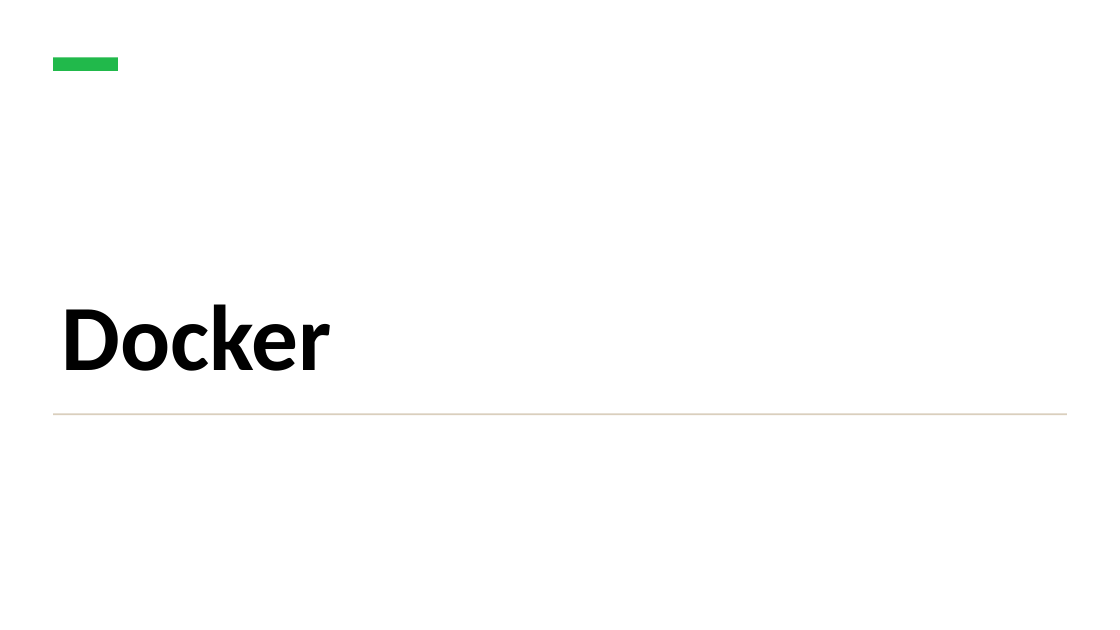
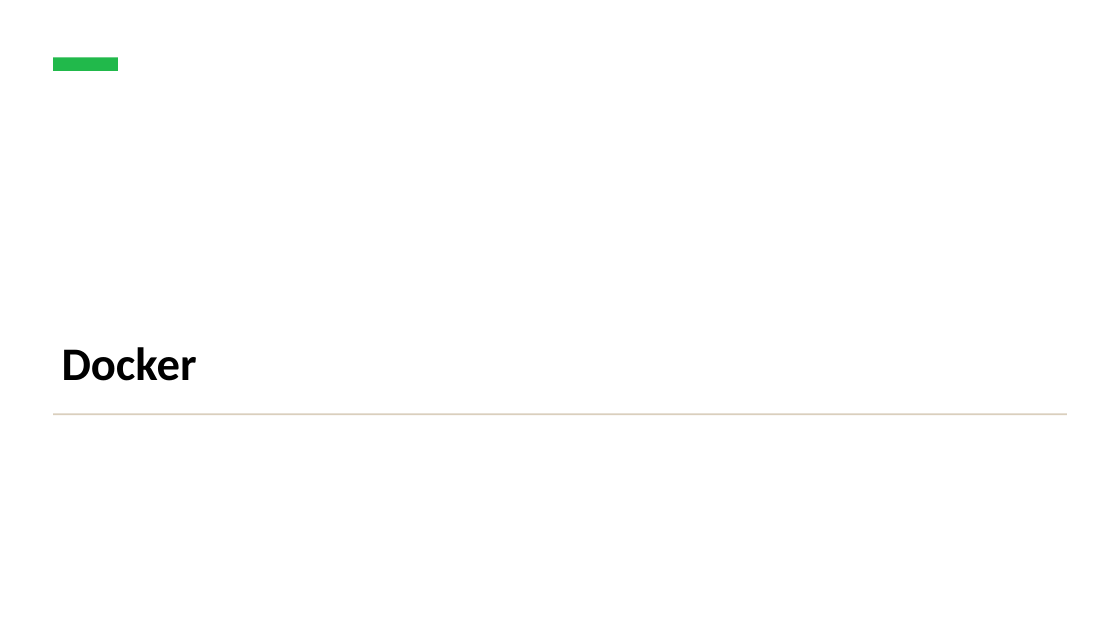
Before and after one commit to IPSSIASIDEV2/Jedy-DockerKubernetes-Formation, a slide deck: slide 5 of Cours/Cours.pptx. Drawn at 1120x630 pixels with LibreOffice and Linux fonts; fonts in the diff are those of the drawing. Boxes give left, top, right and bottom in pixels: in the first picture for what was removed or moved away, otherwise in the second. Text is boxed around its words. In the diff, an @@ line names an element or a change of style, - is before the commit and + after.

```diff
--- a/Cours/Cours.pptx
+++ b/Cours/Cours.pptx
@@ title "Docker" at <box>62,347,197,381</box>: size 80 to 40 pt @@
```
Also in this commit, not shown: 8 other slides changed, 2 slides removed, 4 other files.
